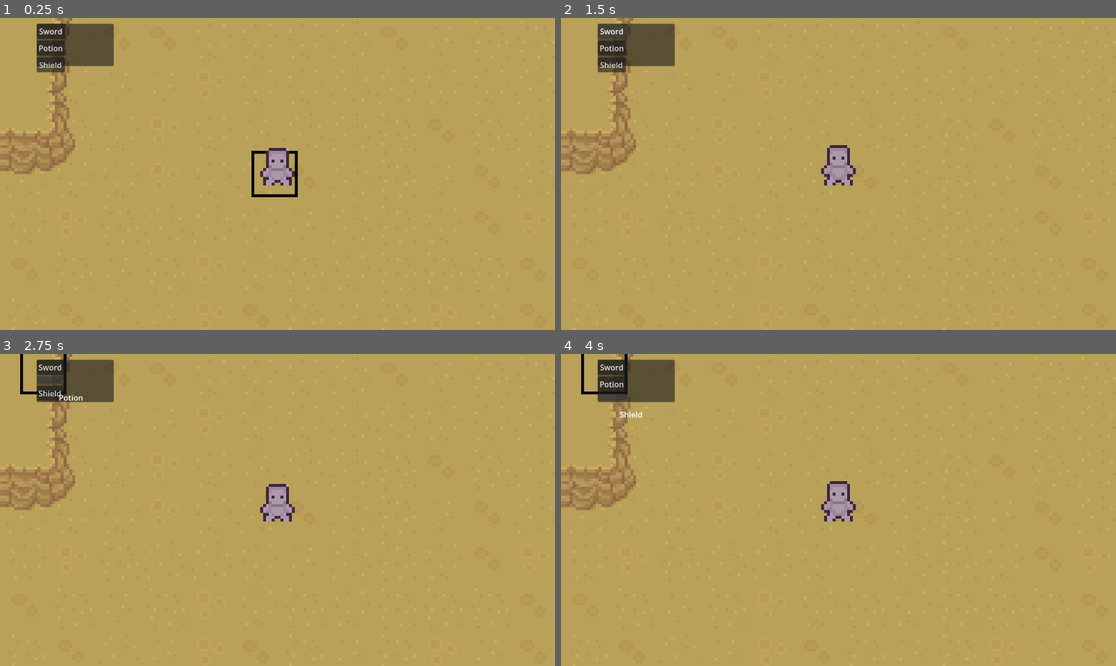
Above: before the commit, frames 1-4 (two rows, left to right).
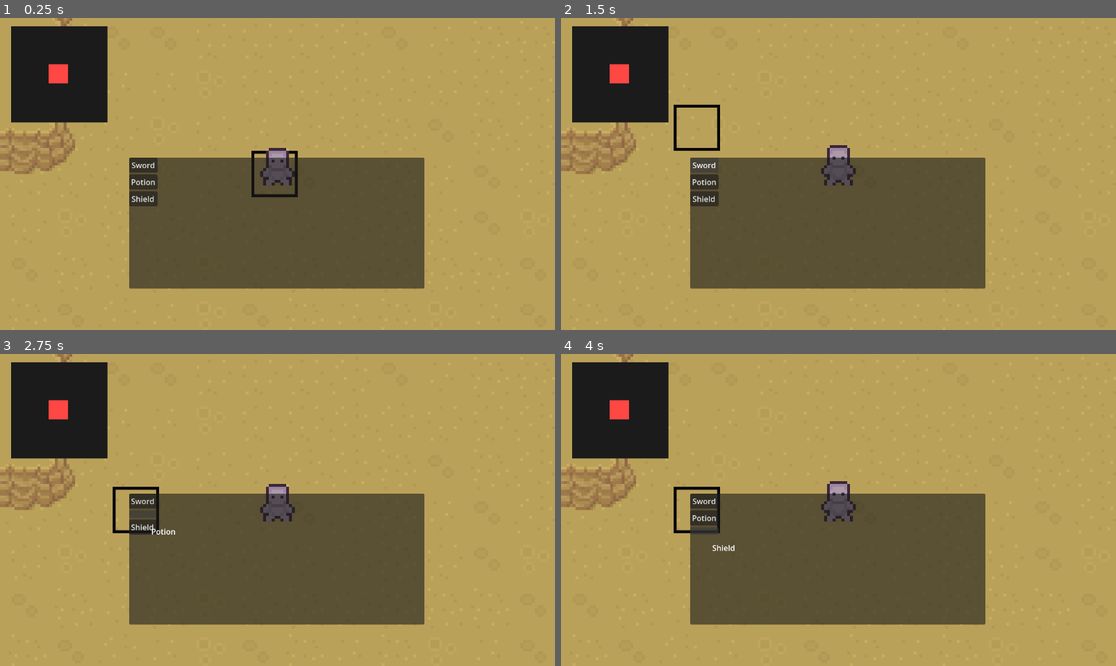
Above: after the commit, the same moments.

Repository: sagedontgo/tidal-typists
Game: Godot game, scene res://scenes/game.tscn
Two runs of this game, one before a commit and one after it. Both use one fixed random seed, a clock stepped at 60 frames per second and the inputs below.
Inputs (mouse positions are in pixels of both pictures, inside the frame that each line leads up to; where the layout moved, square brackets give the same spot in the first picture):
- Up to frame 1 (0.25 s): no input
- Up to frame 2 (1.5 s): click "Sword" at 0.5 s; click (705, 161) [610, 27] at 1.25 s
- Up to frame 3 (2.75 s): click "Potion" at 2 s
- Up to frame 4 (4 s): click (705, 513) [610, 378] at 2.75 s; click "Shield" at 3.5 s

The runs differ from the first frame. In frame 1, 27% of the frame differs, in the area x 2-77%, y 1-87%; in frame 2, 28%; in frame 3, 28%; in frame 4, 28%.

Commit message:
Real-Time Minimap

Diff:
--- a/tidal-typists/scenes/hud.tscn
+++ b/tidal-typists/scenes/hud.tscn
@@ -2,14 +2,16 @@
 
 [ext_resource type="Script" uid="uid://coen3gfmhlrf" path="res://scripts/Inventory.gd" id="1_oo0fn"]
 [ext_resource type="Script" uid="uid://ppp3r156q7oo" path="res://scripts/Slot.gd" id="2_5ysmq"]
+[ext_resource type="Script" uid="uid://bi15dxqgebeoj" path="res://scripts/map_view.gd" id="3_6fi6k"]
+[ext_resource type="Script" uid="uid://dpisecfvjdvbf" path="res://scripts/player_marker.gd" id="4_uo2fv"]
 
 [node name="HUD" type="CanvasLayer" unique_id=572454751]
 
 [node name="Inventory" type="Panel" parent="." unique_id=1691532653]
-offset_left = 76.0
-offset_top = 12.0
-offset_right = 236.0
-offset_bottom = 100.0
+offset_left = 268.0
+offset_top = 290.0
+offset_right = 881.0
+offset_bottom = 562.0
 script = ExtResource("1_oo0fn")
 
 [node name="MarginContainer" type="MarginContainer" parent="Inventory" unique_id=1831266703]
@@ -34,3 +36,46 @@
 custom_minimum_size = Vector2(15, 15)
 layout_mode = 2
 script = ExtResource("2_5ysmq")
+
+[node name="MapView" type="Control" parent="." unique_id=1829813912]
+custom_minimum_size = Vector2(200, 200)
+layout_mode = 3
+anchors_preset = 0
+offset_left = 20.0
+offset_top = 20.0
+offset_right = 220.0
+offset_bottom = 220.0
+script = ExtResource("3_6fi6k")
+
+[node name="Background" type="ColorRect" parent="MapView" unique_id=1098534591]
+custom_minimum_size = Vector2(200, 200)
+layout_mode = 0
+offset_left = 3.0
+offset_top = -3.0
+offset_right = 203.0
+offset_bottom = 197.0
+color = Color(0.10747976, 0.10747973, 0.10747973, 1)
+
+[node name="PlayerMarker" type="Control" parent="MapView/Background" unique_id=584771891]
+custom_minimum_size = Vector2(8, 8)
+layout_mode = 1
+anchors_preset = 0
+offset_left = -3.0
+offset_top = 3.0
+offset_right = 37.0
+offset_bottom = 43.0
+script = ExtResource("4_uo2fv")
+
+[node name="Visual" type="ColorRect" parent="MapView/Background/PlayerMarker" unique_id=1559338682]
+custom_minimum_size = Vector2(8, 8)
+layout_mode = 1
+anchors_preset = 15
+anchor_right = 1.0
+anchor_bottom = 1.0
+offset_left = 4.0
+offset_top = -3.0
+offset_right = 4.0
+offset_bottom = -3.0
+grow_horizontal = 2
+grow_vertical = 2
+color = Color(1, 0.2784314, 0.26666668, 1)
--- /dev/null
+++ b/tidal-typists/scripts/map_view.gd
@@ -0,0 +1,177 @@
+extends Control
+
+# ---- CONFIGURATION ----
+@export var world_size: Vector2 # Size of your game world in pixels
+@export var world_origin: Vector2 = Vector2.ZERO # World-space origin that maps to the minimap's top-left
+@export var auto_world_bounds: bool = true # If world_size isn't set, try to derive it from a TileMapLayer
+@export var tilemap_path: NodePath # Optional: explicitly point to your TileMapLayer (e.g. ../Layer1)
+@export var player_path: NodePath # Optional: explicitly point to the Player node
+@export var player_node_name: StringName = &"Player" # Fallback name lookup when player_path isn't set
+# ------------------------
+
+var _player: Node2D
+var _tilemap: Node
+
+func _ready() -> void:
+	_resolve_player()
+	_resolve_tilemap()
+	_try_update_world_bounds()
+
+func _process(_delta: float) -> void:
+	# Update player marker every frame (real-time).
+	if _player == null or not is_instance_valid(_player):
+		_resolve_player()
+	if auto_world_bounds and (world_size.x <= 0.0 or world_size.y <= 0.0):
+		_try_update_world_bounds()
+	if _player != null:
+		set_player_world_position(_player.global_position) # Use global_position for world coords
+
+func _resolve_player() -> void:
+	_player = null
+
+	# 1) Prefer an explicit NodePath if provided.
+	if player_path != NodePath():
+		var p := get_node_or_null(player_path)
+		if p is Node2D:
+			_player = p
+			return
+
+	# 2) Try group-based lookup (works even with instanced HUD).
+	var g := get_tree().get_first_node_in_group("player")
+	if g is Node2D:
+		_player = g
+		return
+
+	# 3) Fallback: search by name under the current scene.
+	var cs := get_tree().current_scene
+	if cs == null:
+		return
+	var by_name := cs.find_child(String(player_node_name), true, false)
+	if by_name is Node2D:
+		_player = by_name
+
+func _resolve_tilemap() -> void:
+	_tilemap = null
+
+	var cs := get_tree().current_scene
+	if cs == null:
+		return
+
+	# 1) Prefer explicit NodePath if provided.
+	if tilemap_path != NodePath():
+		var t := get_node_or_null(tilemap_path)
+		if t != null:
+			_tilemap = t
+			return
+
+	# 2) Common names in your current `game.tscn`.
+	var layer1 := cs.find_child("Layer1", true, false)
+	if layer1 != null:
+		_tilemap = layer1
+		return
+	var layer2 := cs.find_child("Layer2", true, false)
+	if layer2 != null:
+		_tilemap = layer2
+		return
+
+func _try_update_world_bounds() -> void:
+	if not auto_world_bounds:
+		return
+	if _tilemap == null or not is_instance_valid(_tilemap):
+		_resolve_tilemap()
+	if _tilemap == null:
+		return
+
+	# Duck-typed: we only proceed if the node looks like a TileMap/TileMapLayer.
+	if not _tilemap.has_method("get_used_rect"):
+		return
+
+	var used: Rect2i = _tilemap.get_used_rect()
+	if used.size.x <= 0 or used.size.y <= 0:
+		return
+
+	# Determine approximate world bounds in global coordinates.
+	var cell_min: Vector2i = used.position
+	var cell_max: Vector2i = used.position + used.size
+
+	var local_min := Vector2(cell_min)
+	var local_max := Vector2(cell_max)
+
+	if _tilemap.has_method("map_to_local"):
+		local_min = _tilemap.map_to_local(cell_min)
+		local_max = _tilemap.map_to_local(cell_max)
+
+	# Expand by one tile so the rect covers the outer edges (best-effort).
+	var tile_size := Vector2(16, 16)
+	var tile_set: TileSet = null
+	if _tilemap is TileMapLayer:
+		tile_set = (_tilemap as TileMapLayer).tile_set
+	elif _tilemap is TileMap:
+		tile_set = (_tilemap as TileMap).tile_set
+	if tile_set != null:
+		var ts: Vector2i = tile_set.tile_size
+		if ts.x > 0 and ts.y > 0:
+			tile_size = Vector2(ts)
+
+	local_min -= tile_size * 0.5
+	local_max += tile_size * 0.5
+
+	var global_min := local_min
+	var global_max := local_max
+	if _tilemap.has_method("to_global"):
+		global_min = _tilemap.to_global(local_min)
+		global_max = _tilemap.to_global(local_max)
+
+	var o := Vector2(min(global_min.x, global_max.x), min(global_min.y, global_max.y))
+	var s := Vector2(abs(global_max.x - global_min.x), abs(global_max.y - global_min.y))
+
+	# Only apply if it gives us a usable size.
+	if s.x > 0.0 and s.y > 0.0:
+		world_origin = o
+		world_size = s
+
+func _get_player_marker() -> Node:
+	# Your `hud.tscn` currently nests it under `Background`.
+	var marker := get_node_or_null("Background/PlayerMarker")
+	if marker != null:
+		return marker
+	marker = get_node_or_null("PlayerMarker")
+	if marker != null:
+		return marker
+	return find_child("PlayerMarker", true, false)
+
+func set_player_world_position(world_pos: Vector2) -> void:
+	var player_marker := _get_player_marker()
+	if player_marker == null:
+		return
+
+	# Avoid division by zero if world size isn't configured.
+	if world_size.x <= 0.0 or world_size.y <= 0.0:
+		return
+
+	# Place marker in its PARENT's local coordinate space.
+	var container: Control = self
+	if player_marker.get_parent() is Control:
+		container = player_marker.get_parent() as Control
+
+	var map_size := container.size
+	if map_size.x <= 0.0 or map_size.y <= 0.0:
+		return
+
+	# Convert world position into 0..1 normalized space, then scale to local map coords.
+	var normalized := (world_pos - world_origin) / world_size
+	normalized.x = clampf(normalized.x, 0.0, 1.0)
+	normalized.y = clampf(normalized.y, 0.0, 1.0)
+
+	var map_pos := normalized * map_size
+
+	# Keep the marker fully inside the minimap rect when possible.
+	if player_marker is Control:
+		var marker_size := (player_marker as Control).size
+		if marker_size.x > 0.0 and marker_size.y > 0.0:
+			map_pos -= marker_size * 0.5
+			map_pos.x = clampf(map_pos.x, 0.0, map_size.x - marker_size.x)
+			map_pos.y = clampf(map_pos.y, 0.0, map_size.y - marker_size.y)
+
+	if player_marker.has_method("set_map_position"):
+		player_marker.set_map_position(map_pos)
--- /dev/null
+++ b/tidal-typists/scripts/player_marker.gd
@@ -0,0 +1,4 @@
+extends Control
+
+func set_map_position(map_pos: Vector2):
+	position = map_pos
Not shown, added: tidal-typists/scripts/map_view.gd.uid
Not shown, added: tidal-typists/scripts/player_marker.gd.uid
